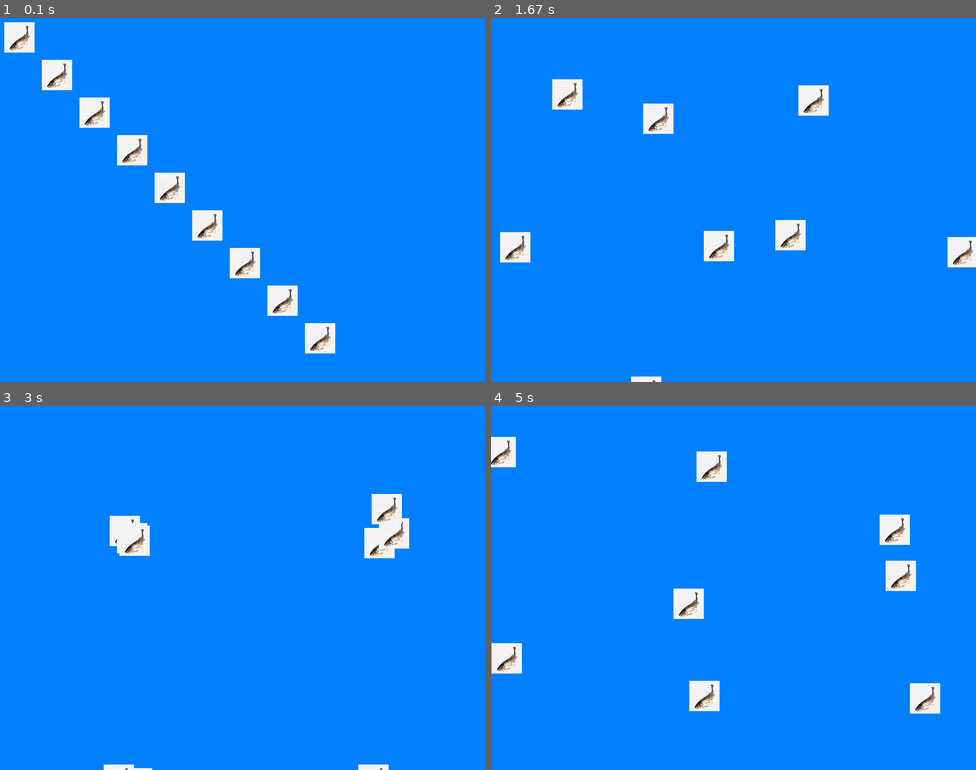
Above: before the commit, frames 1-4 (two rows, left to right).
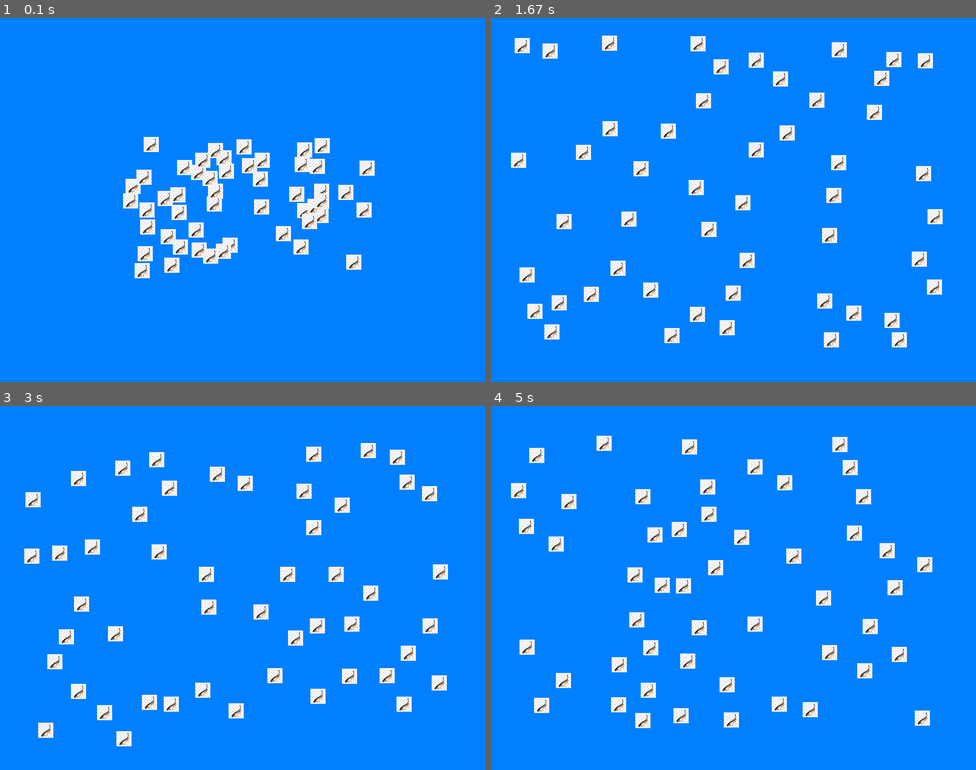
Above: after the commit, the same moments.

Repository: kaboevle/test
Game: pygame game, started from vectorpygame.py
Same seed, same stepped clock (60 frames per second), same inputs: the game is played once before the commit and once after it.
Inputs:
- Up to frame 1 (0.1 s): no input
- Up to frame 2 (1.67 s): no input
- Up to frame 3 (3 s): no input
- Up to frame 4 (5 s): no input

The runs differ from the first frame. In frame 1, 10% of the frame differs, in the area x 0-78%, y 1-93%; in frame 2, 9.9%; in frame 3, 8.8%; in frame 4, 10%, in the area x 0-93%, y 8-89%.

Commit message:
feat: added seperation to fish

Diff:
--- /dev/null
+++ b/Stime.py
@@ -0,0 +1,28 @@
+from vector import *
+from fish import *
+import pygame
+import random
+
+
+class flok:
+    def __init__(self,antal,img):
+         self.fishs = []
+         self.n = 0
+         self.antal = antal
+         self.__img = img
+         self.__img = pygame.image.load(self.__img)
+         self.__img = pygame.transform.scale(self.__img, (25,25))
+
+
+    def updatering(self):
+          while(self.n<self.antal):
+              position = Vector(random.uniform(200,600),random.uniform(200,400))
+              velocity = Vector(random.uniform(-2,2),random.uniform(-2,2))
+              i = Fish(position,velocity,self.__img,(random.uniform(50,100)))
+              self.fishs.append(i)
+              self.n +=1
+
+    def tegn(self,screen):
+         for x in self.fishs:
+            x.update(self.fishs)
+            x.draw(screen)
--- a/fish.py
+++ b/fish.py
@@ -1,20 +1,60 @@
 import pygame
 from vector import *
+import random
 
 class Fish:
-    def __init__(self,pos,vel,img):
-        self.pos = pos
-        self.vel = vel
-        self.img = img
-        self.img = pygame.image.load(self.img)
-        self.img = pygame.transform.scale(self.img, (50,50))
+    def __init__(self,pos,vel,img,border):
+        self.__pos = pos
+        self.__vel = vel
+        self.__img = img
+        self.__vec = vel
+        self.__border = border
 
-    def update(self):
-        self.pos = self.pos + self.vel
-        if self.pos.x >800 or self.pos.x<0:
-            self.vel.setter(self.vel.x*-1,self.vel.y)
-        if self.pos.y >600 or self.pos.y<0:
-            self.vel.setter(self.vel.x,self.vel.y*-1)
+    @property
+    def pos(self):
+        return self.__pos
+
+    def bordercontrol(self):
+        if self.__pos.x >800-50 or self.__pos.x<0:
+            self.__vec.x = self.__vec.x * -1
+        if self.__pos.y >600-50 or self.__pos.y<0:
+            self.__vec.y = self.__vec.y * -1
+
+    def update(self, flok):
+        self.__pos = self.__pos + self.__vel
+        self.bordercontrol2()
+        self.__vel += self.separtion(flok, 50 , 10)
+        if self.__vel.x > 3:
+            self.__vel.x = random.uniform(0,2)
+        if self.__vel.x < -3:
+            self.__vel.x = random.uniform(-2,0)
+        if self.__vel.y > 3:
+            self.__vel.y = random.uniform(0,2)
+        if self.__vel.y < -3:
+            self.__vel.y = random.uniform(-2,0)
 
     def draw(self,screen):
-        screen.blit(self.img,(self.pos.x,self.pos.y))
+        screen.blit(self.__img,(self.__pos.x,self.__pos.y))
+
+    def bordercontrol2(self):
+        velocity = self.__vel
+        if self.__pos.x < self.__border:
+            velocity.x = velocity.x + ((1-self.__pos.x/self.__border)**2)
+
+        if self.__pos.y < self.__border:
+            velocity.y = velocity.y + ((1-self.__pos.y/self.__border)**2)
+
+        if self.__pos.x > 800-self.__border-25:
+            velocity.x = velocity.x + ((1-(self.__pos.x-600)/self.__border)**2)*-1
+
+        if self.__pos.y > 600-self.__border-25:
+            velocity.y = velocity.y + ((1-(self.__pos.y-400)/self.__border)**2)*-1
+
+    def separtion(self,flok,tooclose,separation_factor):
+        separation_vector = Vector(0,0)
+        for fish in flok:
+            if fish != self:
+                distance = self.__pos.distance(fish.pos)
+                if distance < tooclose:
+                    separation_vector += (self.__pos - fish.pos).normalize() / distance
+        return(separation_vector * separation_factor)
--- a/vector.py
+++ b/vector.py
@@ -17,11 +17,20 @@
     def __sub__(self,sub):
         return Vector(self.__x - sub.__x, self.__y - sub.__y)
     def __mul__(self,multi):
-        return Vector(self.__x * multi.__x, self.__y * multi.__y)
+        return Vector(self.__x * multi, self.__y * multi)
     def getlenght(self):
         return(sqrt(self.__x**2+self.__y**2))
     def scallar(self,scal):
         return(self.__x * scal.__x +self.__y * scal.__y)
+    def __truediv__(self,div):
+        return Vector(self.__x / div, self.__y / div)
+    def normalize(self):
+        return self/self.getlenght()
+    def dividere(self,diver):
+        return Vector(self.__x / diver, self.__y / diver)
+    def distance(self,dis):
+        return (sqrt((self.__x - dis.__x)**2+(self.__y - dis.__y)**2))
+
     @property
     def x(self):
         return(self.__x)
@@ -30,16 +39,9 @@
     def y(self):
         return(self.__y)
 
-Nyvector = Vector(4,6)
-print(Nyvector)
-HeltNyVector = Vector(2,4)
-print(HeltNyVector)
-PlusVector = Nyvector + HeltNyVector
-print(PlusVector)
-subVector = Nyvector - HeltNyVector
-print(subVector)
-mulVector = Nyvector * HeltNyVector
-print(mulVector)
-print(Nyvector.getlenght())
-print(HeltNyVector.getlenght())
-print(Nyvector.scallar(HeltNyVector))
+    @x.setter
+    def x(self,x):
+        self.__x = x
+    @y.setter
+    def y(self,y):
+        self.__y = y
--- a/vectorpygame.py
+++ b/vectorpygame.py
@@ -1,31 +1,21 @@
 import pygame
 from vector import *
 from fish import *
+from Stime import *
 
 def game():
-    position = Vector(1,1)
-    velocity = Vector(1,1)
-    fishs = []
     pygame.init()
     screen = pygame.display.set_mode((800, 600))
     clock = pygame.time.Clock()
     running = True
-    n = 0
-    while(n<10):
-        i = n
-        i = Fish(position,velocity,'Fisk.png')
-        position = Vector(n*50 + 1,n*50 + 1)
-        velocity = Vector(n*2 +1,n*2+1)
-        fishs.append(i)
-        n +=1
+    fisk = flok(50,'Fisk.png')
     while running:
         for event in pygame.event.get():
             if event.type == pygame.QUIT:
                 running = False
         screen.fill((0, 128, 255))
-        for x in fishs:
-            x.update()
-            x.draw(screen)
+        fisk.updatering()
+        fisk.tegn(screen)
         pygame.display.flip()
         clock.tick(60)
 game()
Not shown, removed: Vector.ipynb
